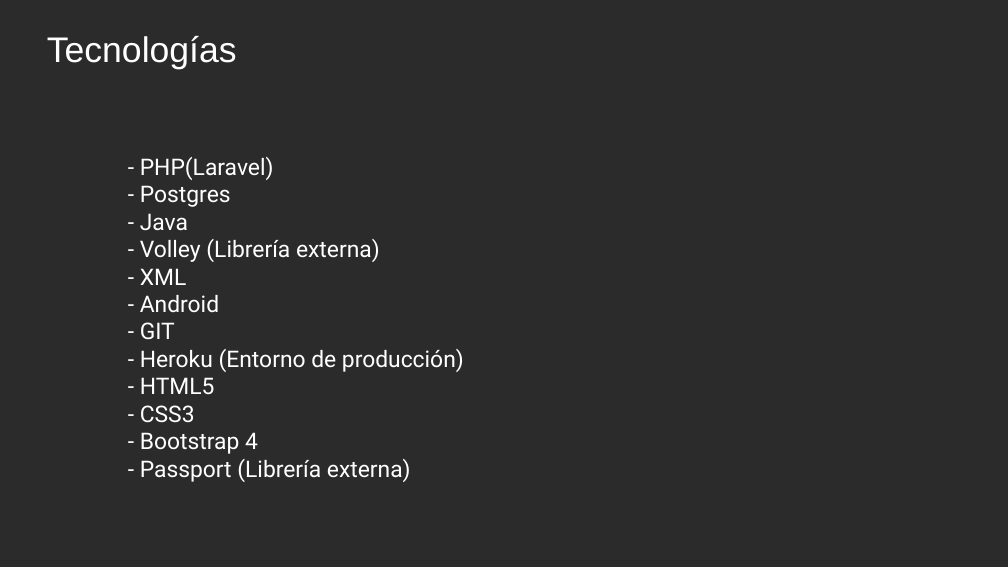
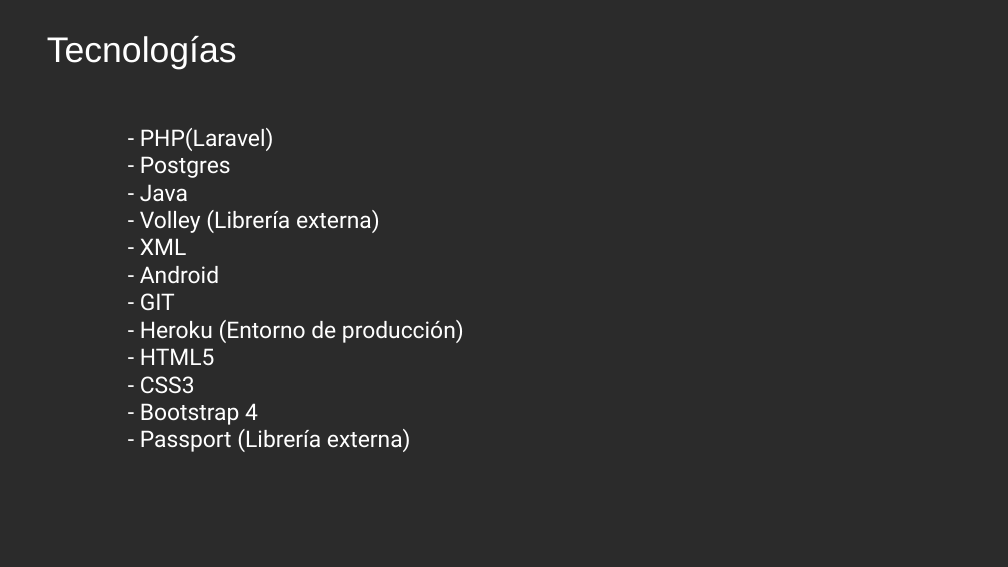
Before and after one commit to josel567/SafeCell, a slide deck: slide 6 of documentacion/Presentacion.odp. Drawn at 1008x567 pixels with LibreOffice and Linux fonts; fonts in the diff are those of the drawing; background and template pictures are left out; a plain dark background stands for a picture behind light text. Boxes give left, top, right and bottom in pixels: in the first picture for what was removed or moved away, otherwise in the second. Text is boxed around its words. In the diff, an @@ line names an element or a change of style, - is before the commit and + after.

```diff
--- a/documentacion/Presentacion.odp
+++ b/documentacion/Presentacion.odp
@@ text "- PHP(Laravel)": place and size @@
-text "- PHP(Laravel)" at bbox=[140, 157, 464, 482]
+text "- PHP(Laravel)" at bbox=[140, 128, 464, 452]
```
Also in this commit, not shown: 1 other slide changed, 1 slide added, 1 slide removed.
